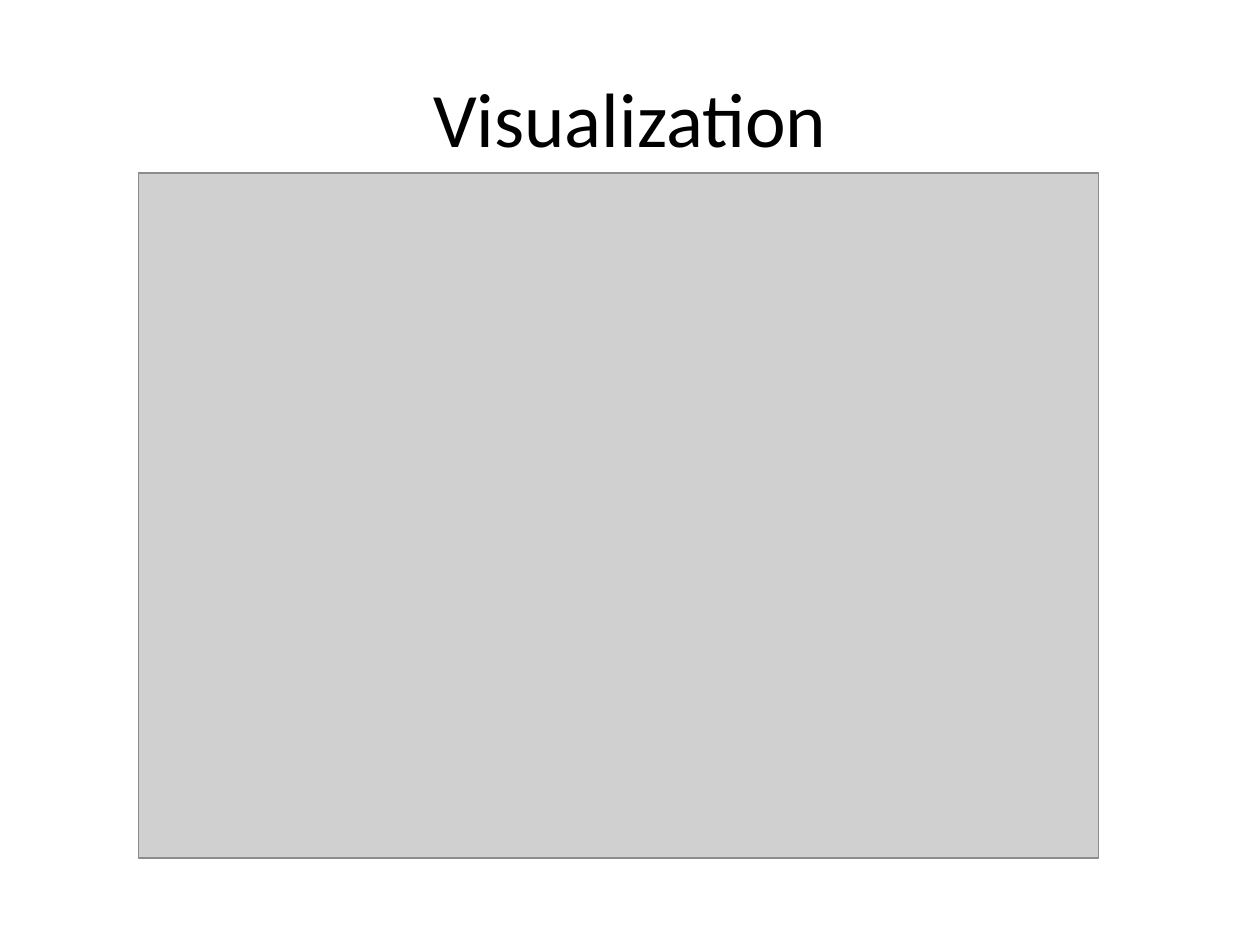
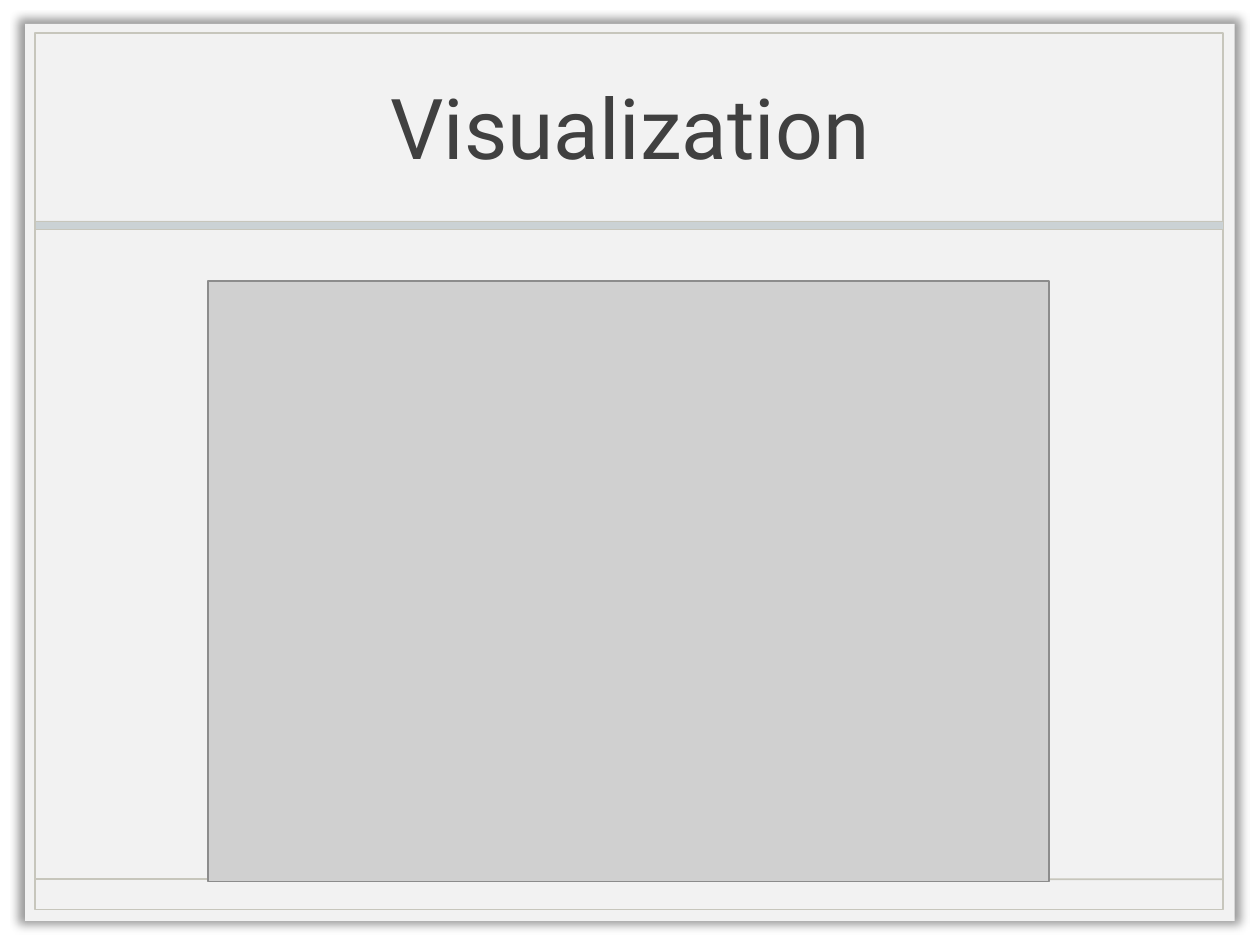
Before and after one commit to michielpauw/Heuristics, a slide deck: slide 5 of Presentatie chips and circuits.pptx. Drawn at 1260x945 pixels with LibreOffice and Linux fonts; fonts in the diff are those of the drawing; grey boxes stand for pictures; background and template pictures are left out. Boxes give left, top, right and bottom in pixels: in the first picture for what was removed or moved away, otherwise in the second. Text is boxed around its words. In the diff, an @@ line names an element or a change of style, - is before the commit and + after.

```diff
--- a/Presentatie chips and circuits.pptx
+++ b/Presentatie chips and circuits.pptx
@@ title "Visualization": place and size @@
-title "Visualization" at (433,93,826,148)
+title "Visualization" at (390,96,869,160)
@@ title "Visualization" at (390,96,869,160): size 44 to 48 pt, font Calibri to Roboto, text colour #000000 to #404040 @@
@@ group added at (25,24,1235,921): 3 rectangles, 1 line @@
@@ picture: place and size @@
-picture at (139,173,1099,858)
+picture at (208,281,1050,882)
```
Also in this commit, not shown: 5 other slides changed, 6 slides added, 1 slide removed, 4 other files.
